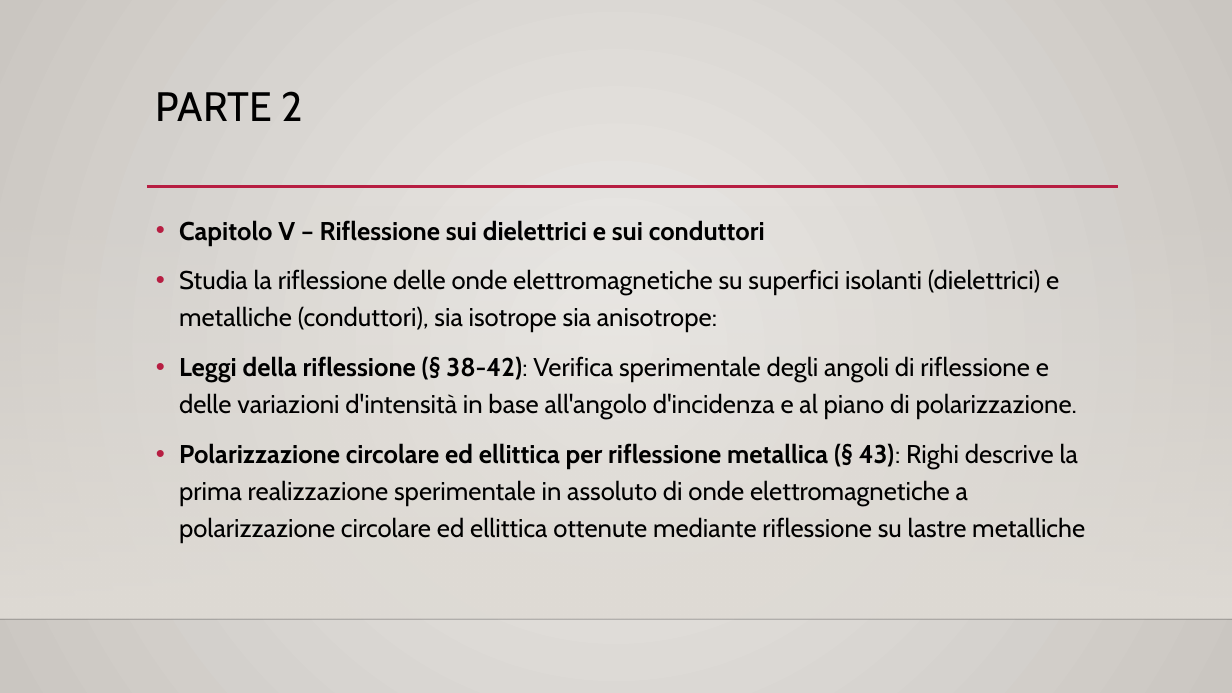
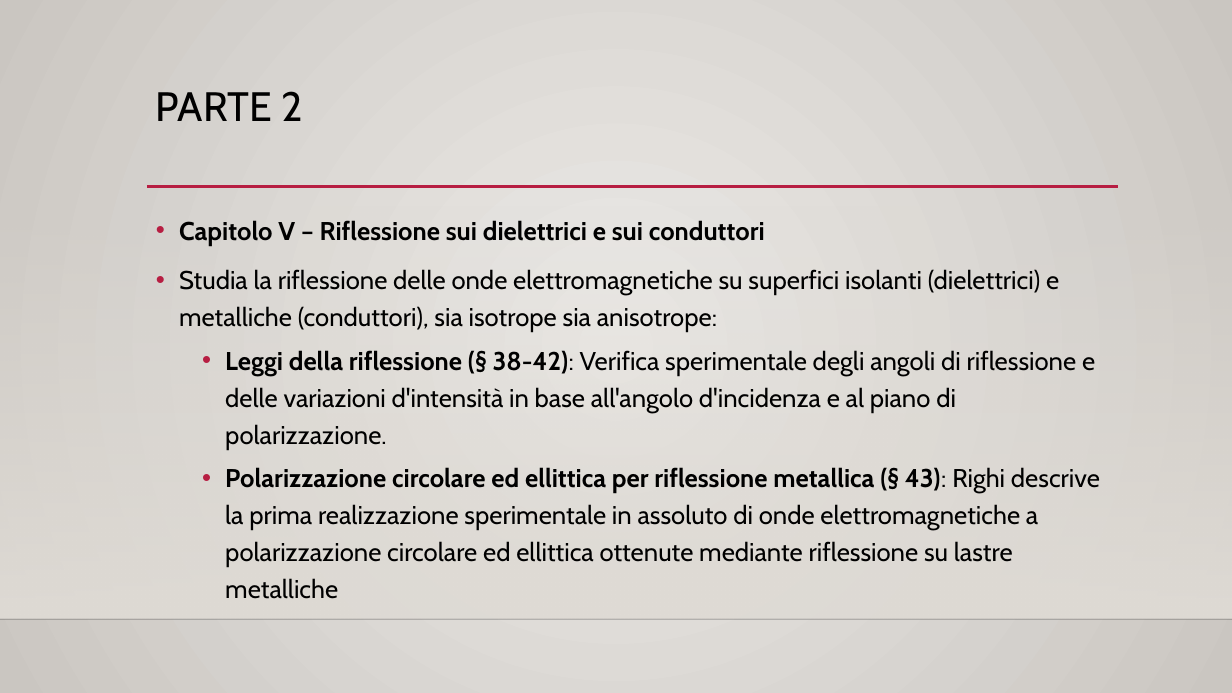
Before and after one commit to onixilam/tesi_magistrale_augusto_righi, a slide deck: slide 14 of presentazione_sunto_libro_di_Righi/presentazione_veloce_testo_Righi.pptx. Drawn at 1232x693 pixels with LibreOffice and Linux fonts; fonts in the diff are those of the drawing; background and template pictures are left out. Boxes give left, top, right and bottom in pixels: in the first picture for what was removed or moved away, otherwise in the second. Text is boxed around its words. In the diff, an @@ line names an element or a change of style, - is before the commit and + after.

```diff
--- a/presentazione_sunto_libro_di_Righi/presentazione_veloce_testo_Righi.pptx
+++ b/presentazione_sunto_libro_di_Righi/presentazione_veloce_testo_Righi.pptx
@@ text at <box>225,350,1100,599</box>: list level 1 to 2 in "Leggi della riflessione (§ 38-42): ..."; list level 1 to 2 in "Polarizzazione circolare ed ellittica per ..." @@
```
Also in this commit, not shown: 7 other slides changed, 4 other files.
